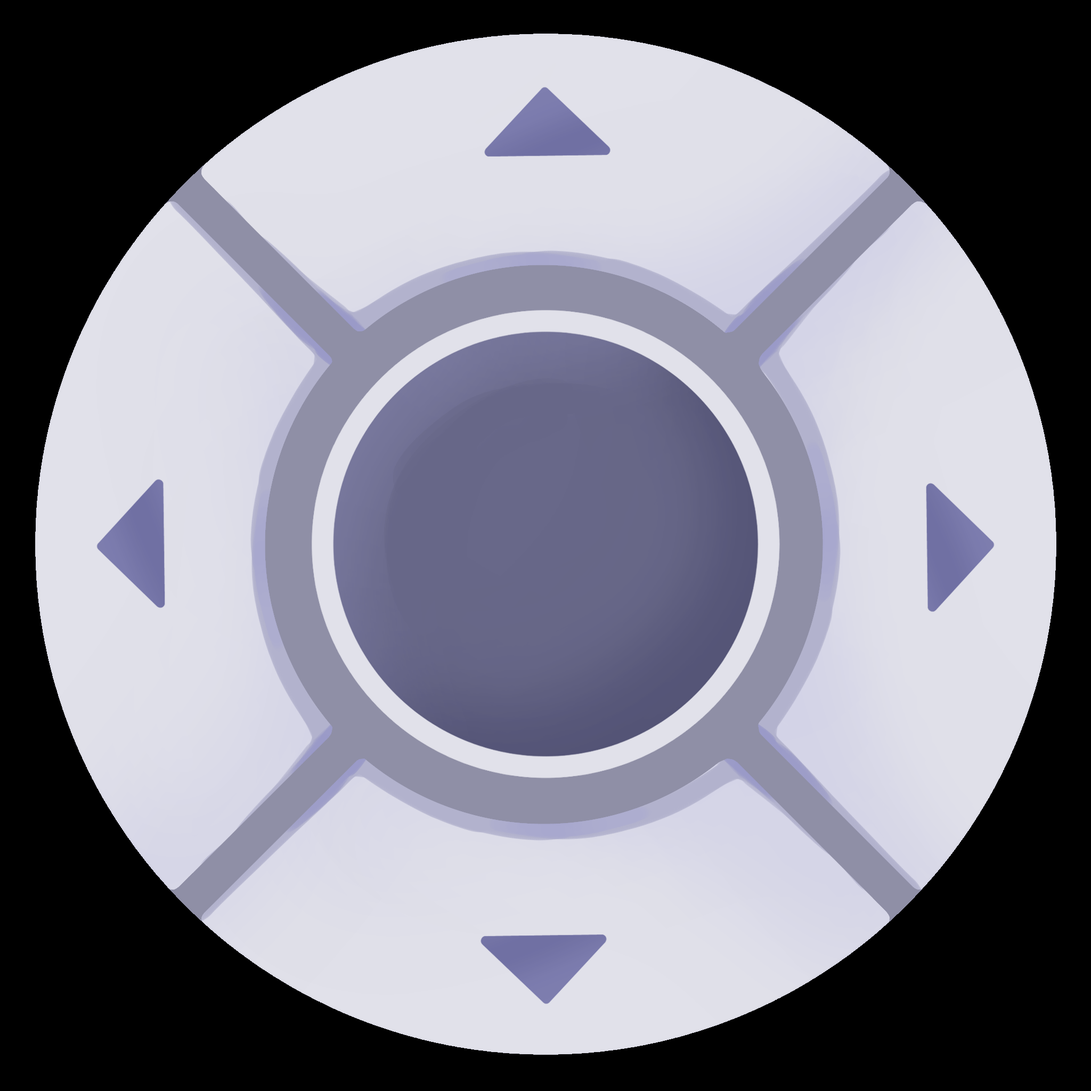
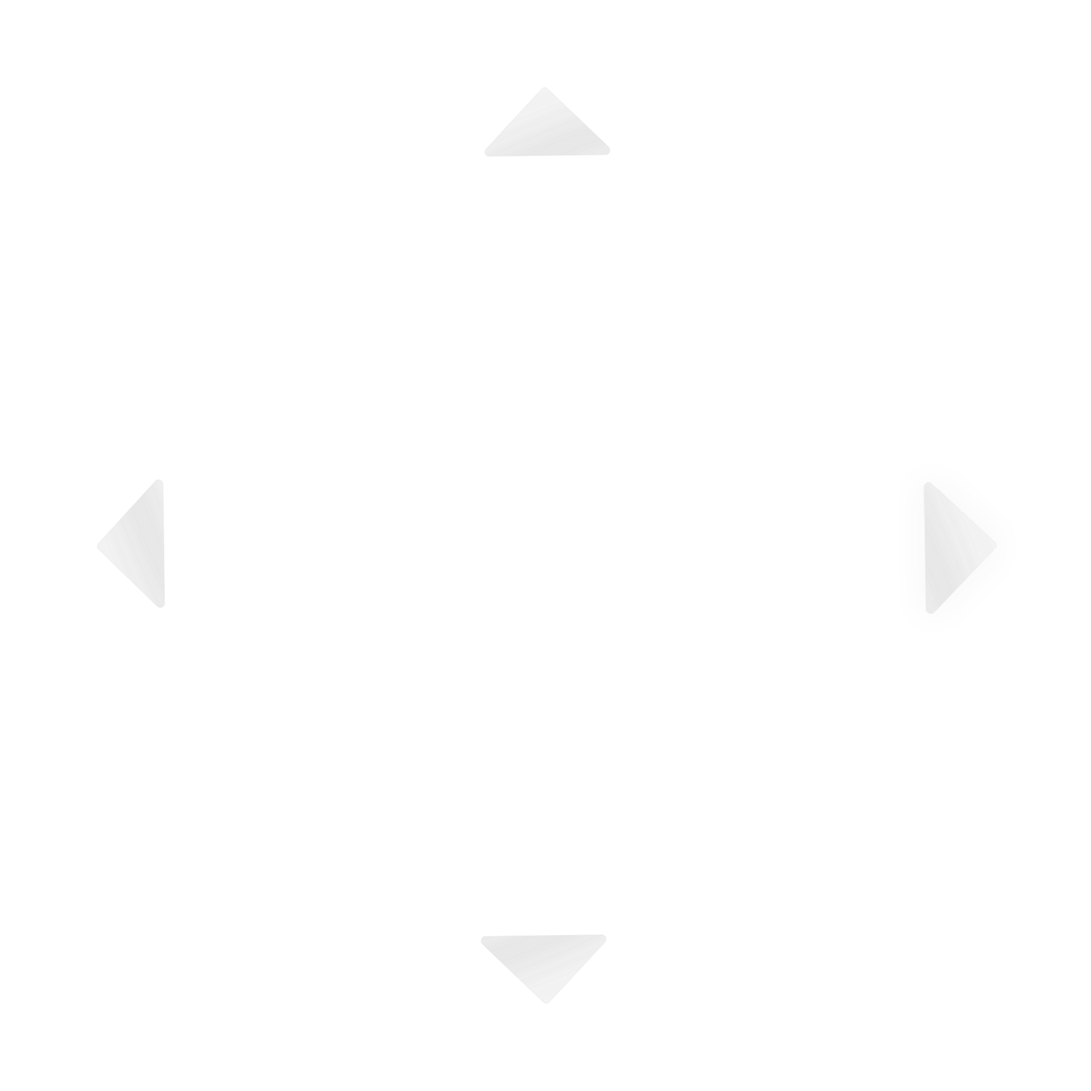
Layers edited between the first and the second w=1091, h=1091 image:
hid "Layer1" over [332, 330, 759, 758]
added group "Group 1" with 2 layers in group "Background" over [96, 86, 998, 1005]
added layer "Layer 2" in group "Group 1" over [923, 482, 998, 617]
moved "Layer12" into group "Group 1" over [96, 86, 996, 1005]
hid "Layer10" over [35, 33, 1057, 1056]
hid "Layer17" over [311, 309, 781, 780]
hid "Layer14" over [35, 33, 1057, 1056]
